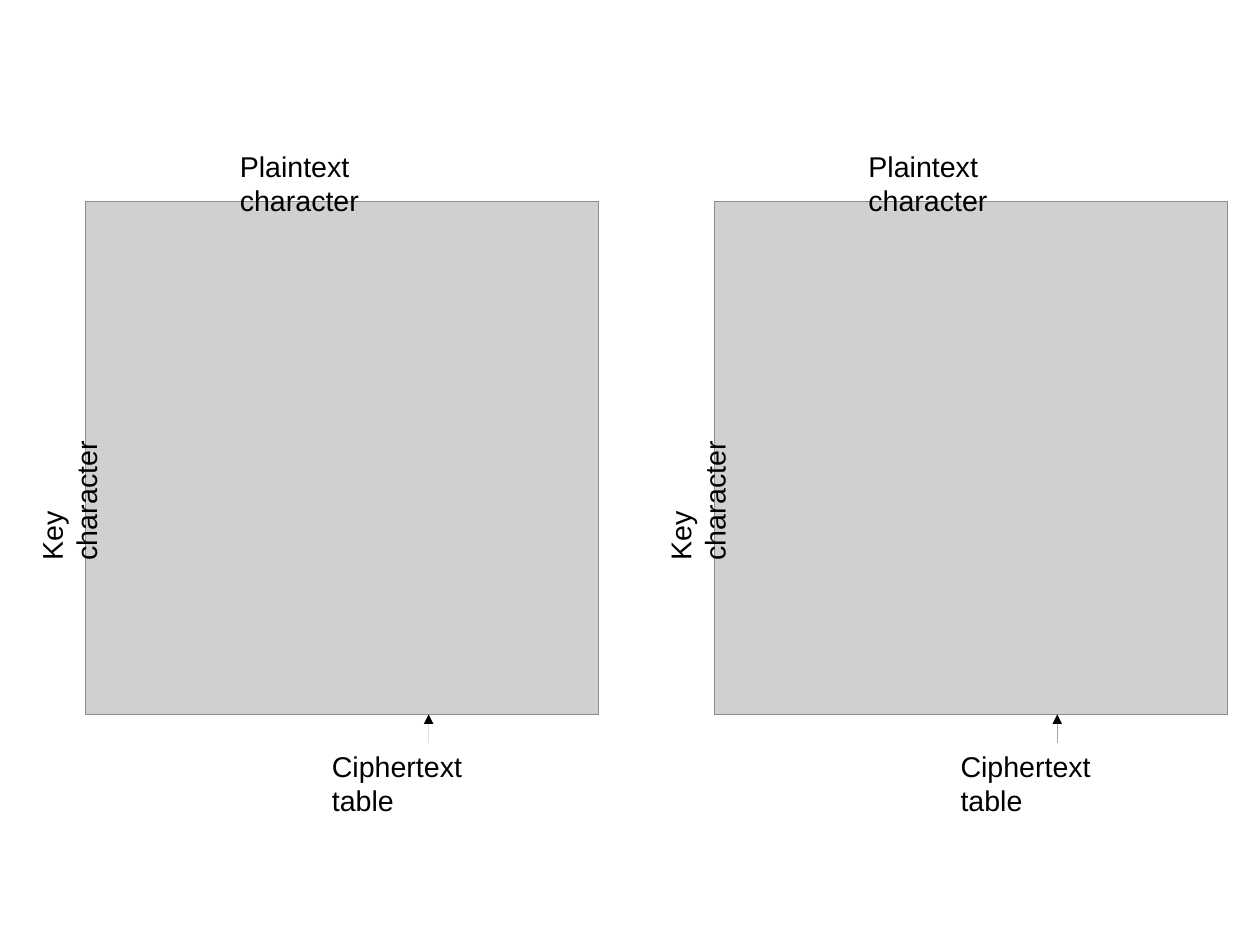
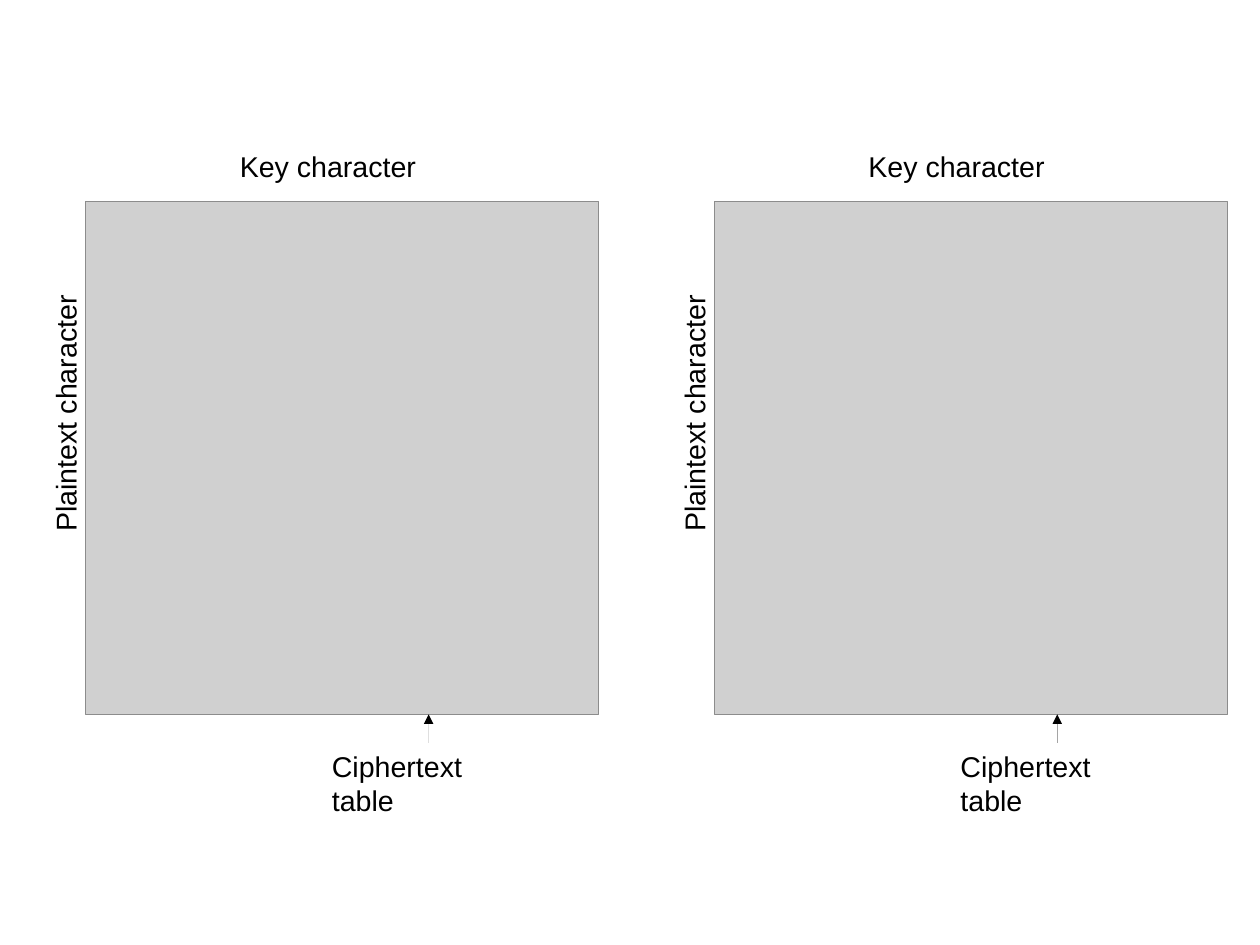
Before and after one commit to wu4f/cyberpdx-crypto, a slide deck: slide 1 of LectureHandouts/Day2Handouts/VigenereTable.pptx. Drawn at 1260x945 pixels with LibreOffice and Linux fonts; fonts in the diff are those of the drawing; grey boxes stand for pictures. Boxes give left, top, right and bottom in pixels: in the first picture for what was removed or moved away, otherwise in the second. Text is boxed around its words. In the diff, an @@ line names an element or a change of style, - is before the commit and + after.

```diff
--- a/LectureHandouts/Day2Handouts/VigenereTable.pptx
+++ b/LectureHandouts/Day2Handouts/VigenereTable.pptx
@@ text "Key character": place and size @@
-text "Key character" at [37, 452, 103, 558]
+text "Key character" at [240, 156, 416, 182]
@@ text "Key character" at [240, 156, 416, 182]: rotation 270 to 0 degrees @@
@@ text "Key character" at [868, 156, 1045, 182]: rotation 270 to 0 degrees @@
@@ text "Key character": place and size @@
-text "Key character" at [665, 452, 732, 558]
+text "Key character" at [868, 156, 1045, 182]
@@ text "Plaintext character" at [51, 306, 83, 529]: rotation 0 to 270 degrees @@
@@ text "Plaintext character": place and size @@
-text "Plaintext character" at [868, 156, 987, 212]
+text "Plaintext character" at [51, 306, 83, 529]
@@ text "Plaintext character": place and size @@
-text "Plaintext character" at [240, 156, 359, 212]
+text "Plaintext character" at [679, 306, 711, 529]
@@ text "Plaintext character" at [679, 306, 711, 529]: rotation 0 to 270 degrees @@
```
Also in this commit, not shown: 4 other files.
